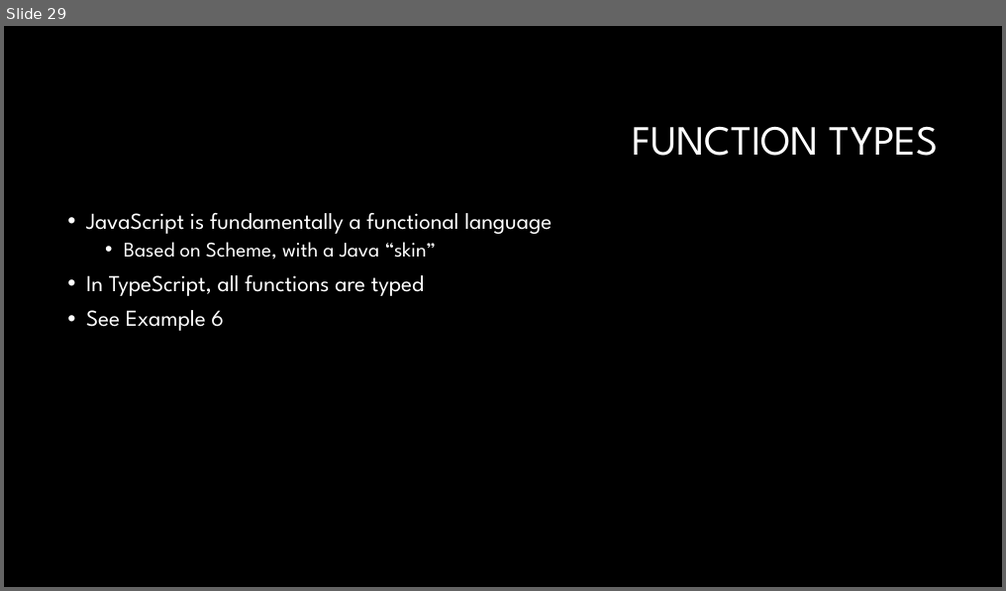
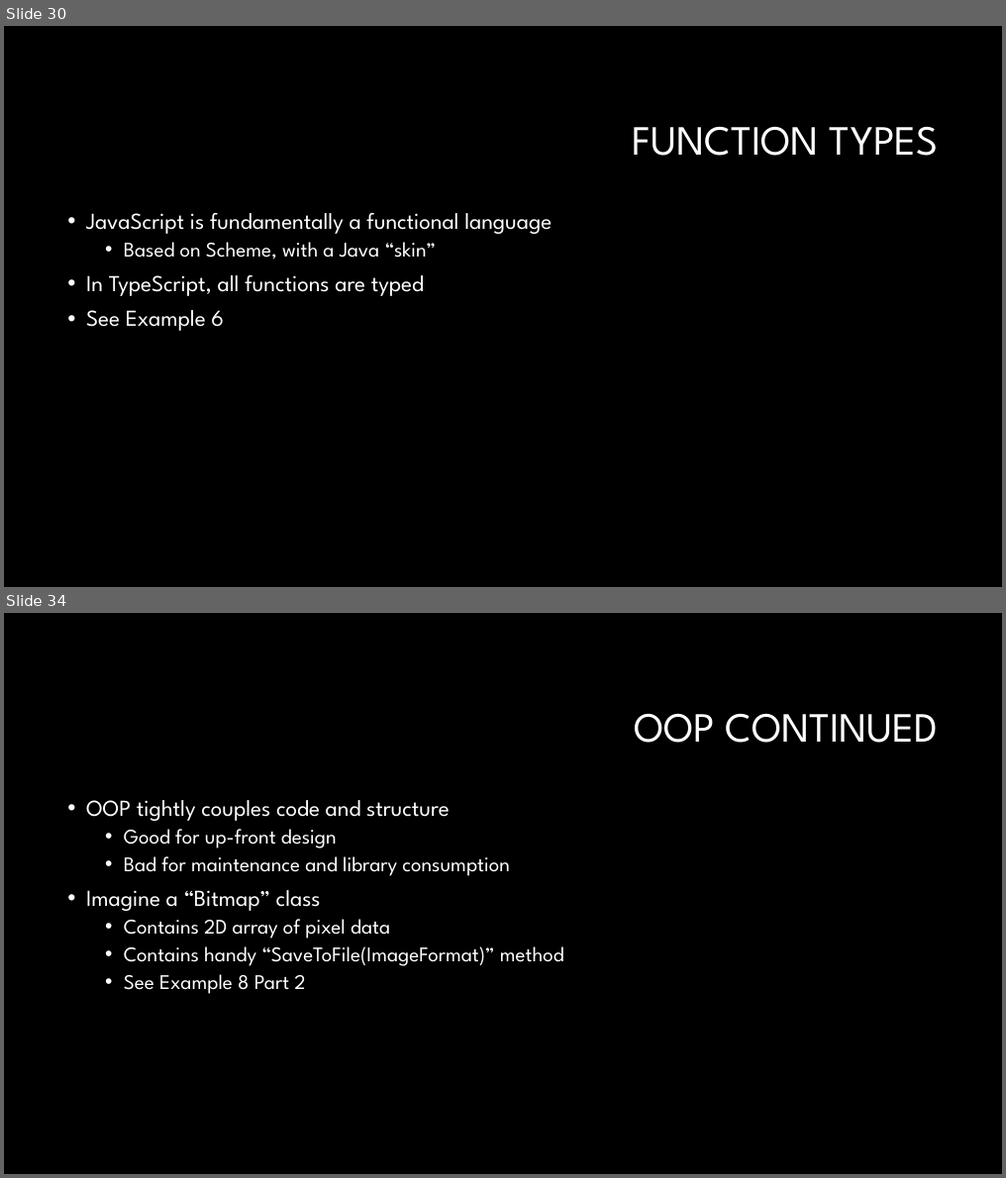
Before and after one commit to RonPenton/intro-to-typescript, a slide deck: Web development with Typescript.pptx. Shown one above the other, each under a label of ours: slide 29 before the commit, slides 30 and 34 after it; the slides between them are not shown. The pictures are 1006x591 and 1006x1178 pixels, drawn with LibreOffice and Linux fonts; fonts in the diff are those of the drawing; background and template pictures are left out. Boxes give left, top, right and bottom in pixels: in the first picture for what was removed or moved away, otherwise in the second. Text is boxed around its words. In the diff, an @@ line names an element or a change of style, - is before the commit and + after.

```diff
--- a/Web development with Typescript.pptx
+++ b/Web development with Typescript.pptx
@@ slide 34 added at [4,613,1002,1174], background #000000 @@
@@ title added at [634,713,939,743], 40 pt, text #FFFFFF @@
+OOP CONTINUED
@@ text added at [86,800,564,994], 20 pt, text #FFFFFF @@
+• OOP tightly couples code and structure
+  • Good for up-front design
+  • Bad for maintenance and library consumption
+• Imagine a “Bitmap” class
+  • Contains 2D array of pixel data
+  • Contains handy “SaveToFile(ImageFormat)” method
+  • See Example 8 Part 2
@@ what was slide 29 is now slide 30 @@
```
Also in this commit, not shown: 6 other slides added, 21 other files.
